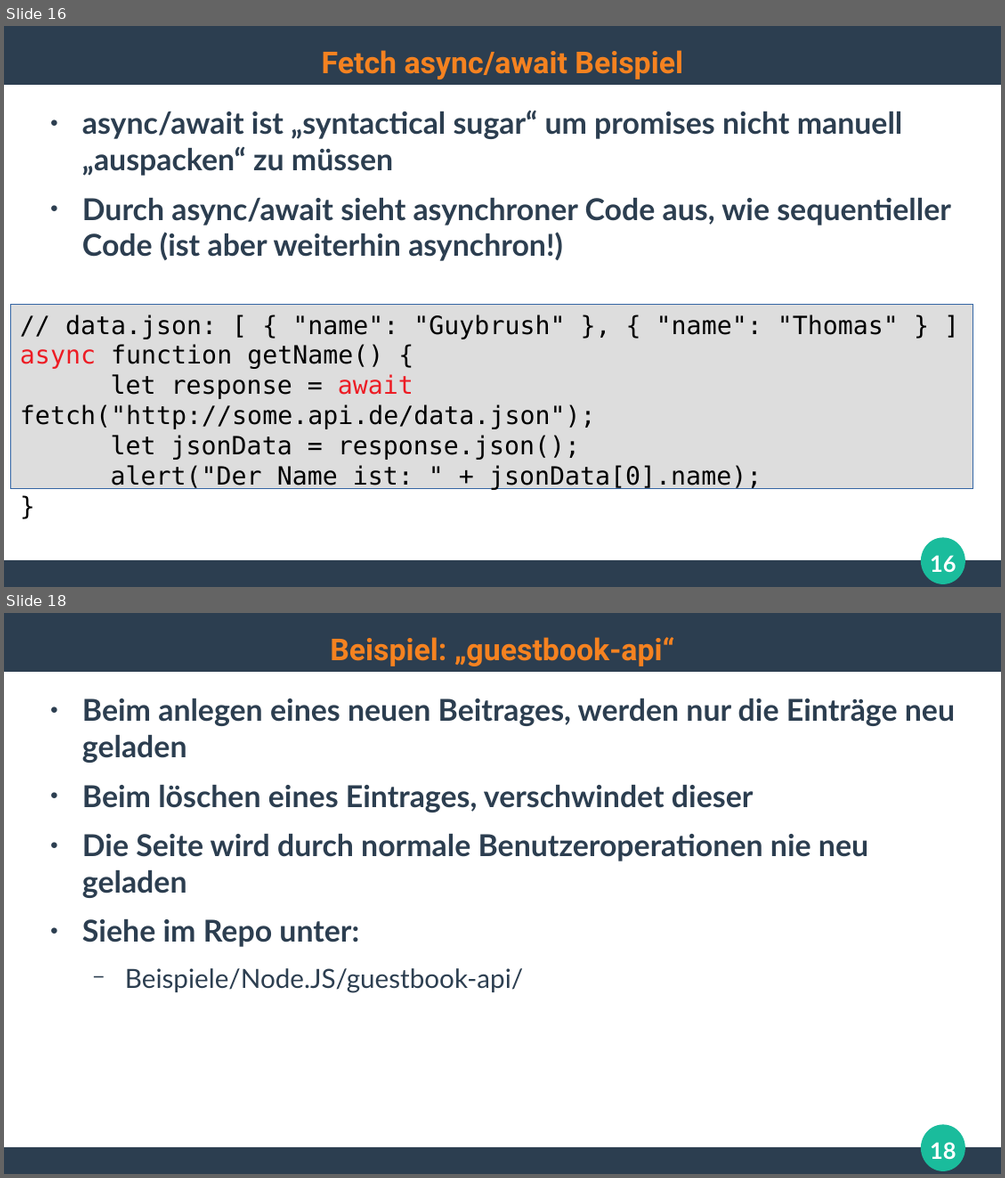
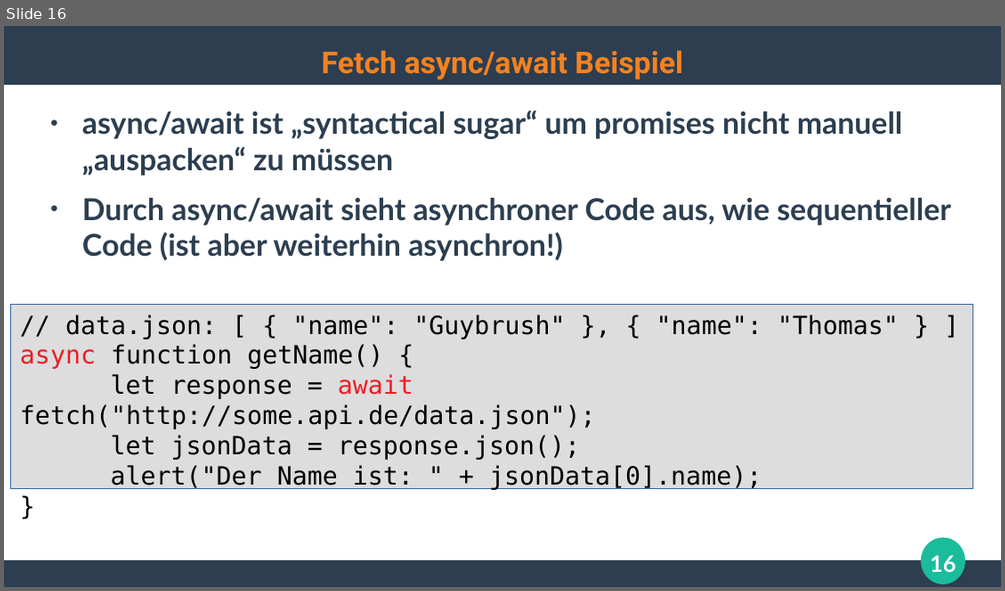
Before and after one commit to ghandmann/HS-AlbSig-WebAnwendungen2, a slide deck: Kapitel/05_Web2.0_AJAX_1x1.odp. Shown one above the other, each under a label of ours: slides 16 and 18 before the commit, slide 16 after it; the slides between them are not shown. The pictures are 1005x1178 and 1005x591 pixels, drawn with LibreOffice and Linux fonts; fonts in the diff are those of the drawing. Boxes give left, top, right and bottom in pixels: in the first picture for what was removed or moved away, otherwise in the second. Text is boxed around its words. In the diff, an @@ line names an element or a change of style, - is before the commit and + after.

```diff
--- a/Kapitel/05_Web2.0_AJAX_1x1.odp
+++ b/Kapitel/05_Web2.0_AJAX_1x1.odp
@@ slide 18 removed at [4, 613, 1001, 1174], background #FFFFFF; not listed: 3 template elements that a slide beside it also shows @@
@@ title removed at [330, 637, 674, 666] @@
-Beispiel: „guestbook-api“
@@ text removed at [82, 698, 955, 993] @@
-● Beim anlegen eines neuen Beitrages, werden nur die Einträge neu geladen
-● Beim löschen eines Eintrages, verschwindet dieser
-● Die Seite wird durch normale Benutzeroperationen nie neu geladen
-● Siehe im Repo unter:
-  − Beispiele/Node.JS/guestbook-api/
@@ page number removed at [930, 1142, 955, 1159] @@
-18
```
Also in this commit, not shown: 1 slide changed, 1 slide added, 1 other slide removed, 1 other file.
